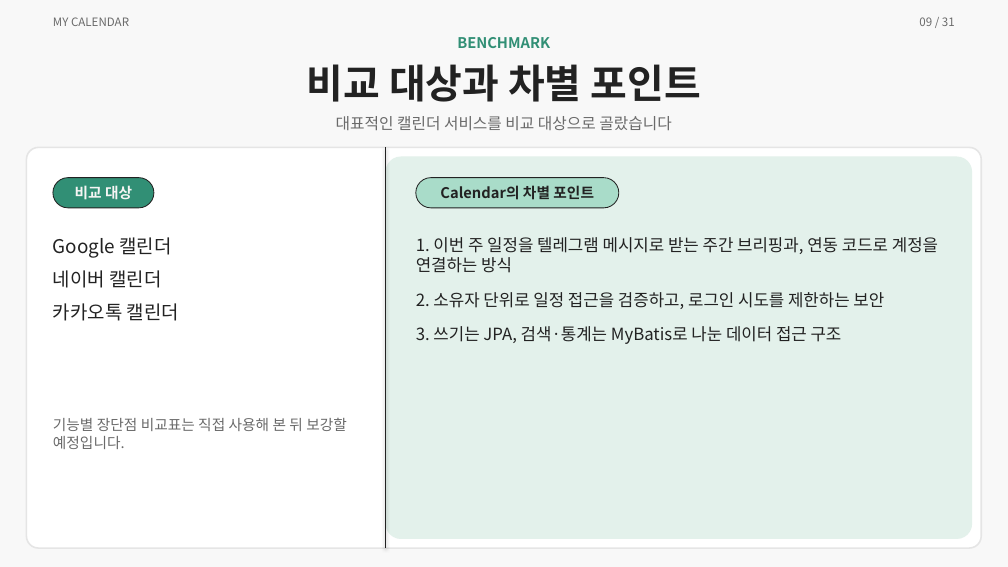
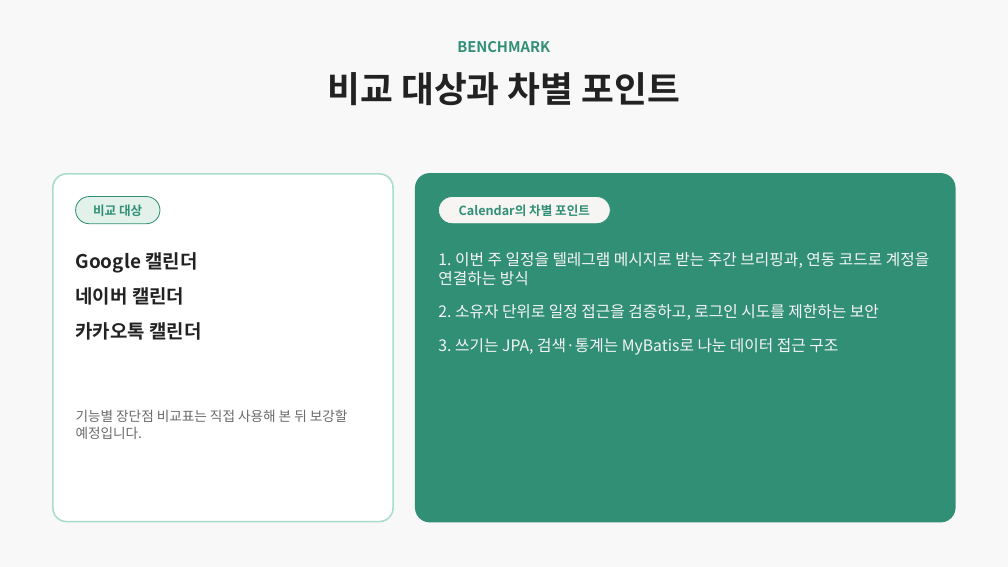
Before and after one commit to ho8566z/calendar-bot_word, a slide deck: slide 8 of ppt/개인 프로젝트.pptx (slide 9 before the commit). Drawn at 1008x567 pixels with LibreOffice and Linux fonts; fonts in the diff are those of the drawing. Boxes give left, top, right and bottom in pixels: in the first picture for what was removed or moved away, otherwise in the second. Text is boxed around its words. In the diff, an @@ line names an element or a change of style, - is before the commit and + after.

```diff
--- a/ppt/개인 프로젝트.pptx
+++ b/ppt/개인 프로젝트.pptx
@@ text removed at box(53, 17, 129, 26) @@
-MY CALENDAR
@@ text removed at box(919, 17, 955, 26) @@
-09 / 31
@@ text "BENCHMARK": place and size @@
-text "BENCHMARK" at box(457, 37, 550, 48)
+text "BENCHMARK" at box(457, 41, 550, 52)
@@ text "비교 대상과 차별 포인트": place and size @@
-text "비교 대상과 차별 포인트" at box(307, 64, 701, 102)
+text "비교 대상과 차별 포인트" at box(328, 72, 680, 106)
@@ text "비교 대상과 차별 포인트" at box(328, 72, 680, 106): size 38 to 34 pt @@
@@ text removed at box(336, 116, 671, 130) @@
-대표적인 캘린더 서비스를 비교 대상으로 골랐습니다
@@ rounded rectangle removed at box(26, 147, 982, 548) @@
@@ line removed from (386, 147) to (386, 548) @@
@@ rounded rectangle added at box(53, 174, 393, 522), fill #FFFFFF, outline #A9DCC9 1.5 pt @@
@@ rounded rectangle: place and size @@
-rounded rectangle at box(386, 157, 972, 539)
+rounded rectangle at box(416, 174, 955, 522)
@@ rounded rectangle at box(416, 174, 955, 522): fill #E3F1EB to #318F75; outline none to #318F75 1.5 pt @@
@@ rounded rectangle "비교 대상": place and size @@
-rounded rectangle "비교 대상" at box(53, 178, 154, 208)
+rounded rectangle "비교 대상" at box(76, 197, 160, 224)
@@ rounded rectangle "비교 대상" at box(76, 197, 160, 224): size 14 to 12 pt, text colour #F6F5F4 to #318F75; fill #318F75 to #E3F1EB; outline #222222 0.8 pt to #318F75 0.8 pt @@
@@ rounded rectangle "Calendar의 차별 포인트": place and size @@
-rounded rectangle "Calendar의 차별 포인트" at box(416, 178, 619, 208)
+rounded rectangle "Calendar의 차별 포인트" at box(439, 197, 610, 224)
@@ rounded rectangle "Calendar의 차별 포인트" at box(439, 197, 610, 224): size 14 to 12 pt, text colour #222222 to #318F75; fill #A9DCC9 to #F6F5F4; outline #222222 0.8 pt to #318F75 0.8 pt @@
@@ text "Google 캘린더": place and size @@
-text "Google 캘린더" at box(53, 237, 179, 321)
+text "Google 캘린더" at box(76, 252, 201, 340)
@@ text "Google 캘린더" at box(76, 252, 201, 340): bold on; more space between paragraphs @@
@@ text "1. 이번 주 일정을 텔레그램 ...": place and size @@
-text "1. 이번 주 일정을 텔레그램 ..." at box(416, 237, 938, 344)
+text "1. 이번 주 일정을 텔레그램 ..." at box(438, 252, 929, 355)
@@ text "1. 이번 주 일정을 텔레그램 ..." at box(438, 252, 929, 355): size 16 to 15 pt, text colour #222222 to #F6F5F4 @@
@@ text "기능별 장단점 비교표는 직접 사용해 ...": place and size @@
-text "기능별 장단점 비교표는 직접 사용해 ..." at box(53, 418, 347, 449)
+text "기능별 장단점 비교표는 직접 사용해 ..." at box(76, 409, 348, 439)
@@ text "기능별 장단점 비교표는 직접 사용해 ..." at box(76, 409, 348, 439): size 14 to 13 pt @@
```
Also in this commit, not shown: 26 other slides changed, 2 slides added, 4 slides removed.
